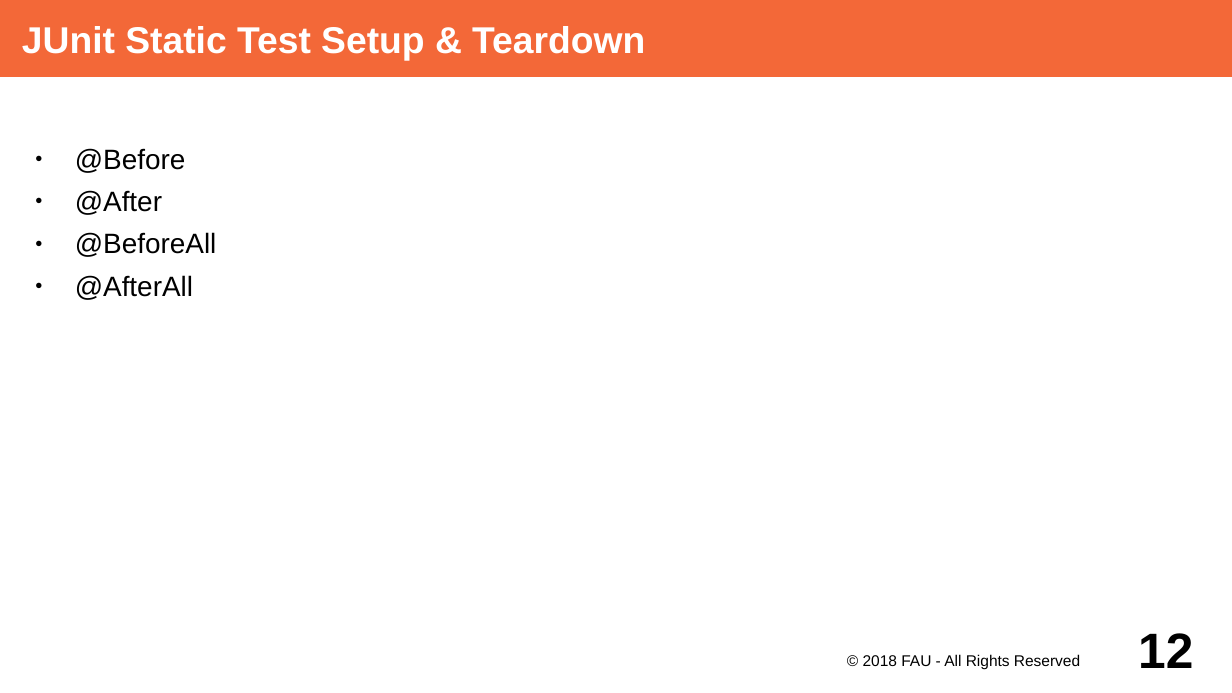
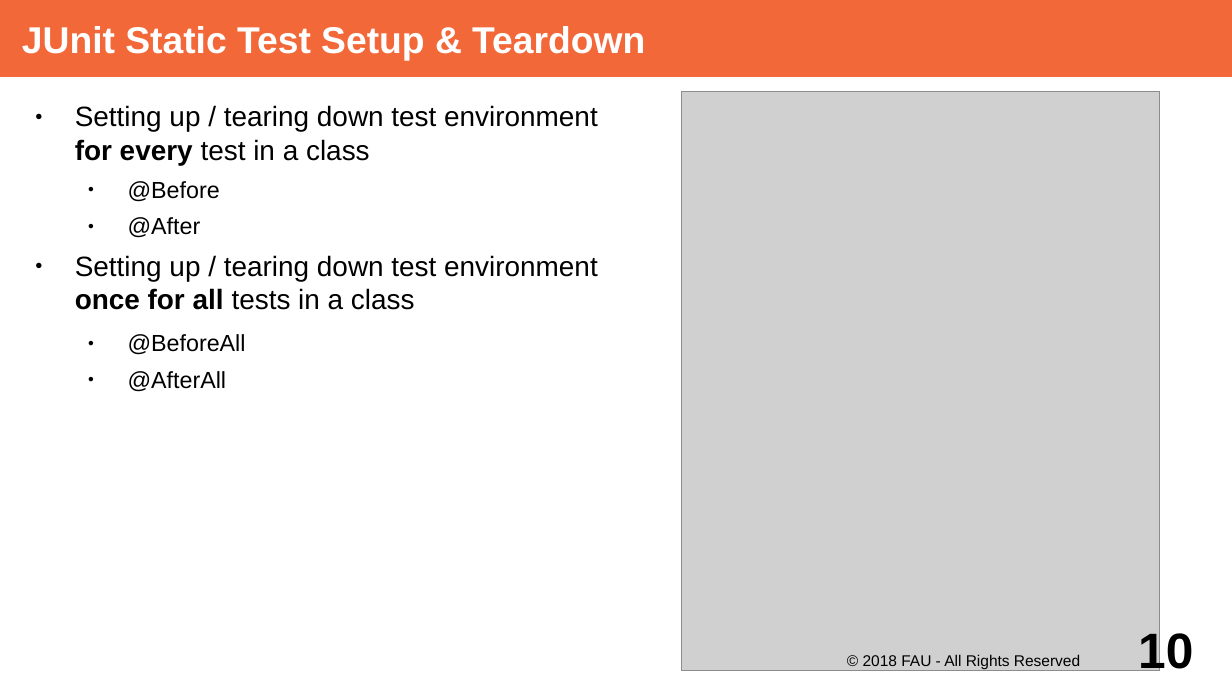
Before and after one commit to dirkriehle/adap-course, a slide deck: slide 10 of Lecture Slides/ADAP B02- Unit Testing with JUnit.odp (slide 12 before the commit). Drawn at 1232x693 pixels with LibreOffice and Linux fonts; fonts in the diff are those of the drawing; grey boxes stand for pictures. Boxes give left, top, right and bottom in pixels: in the first picture for what was removed or moved away, otherwise in the second. Text is boxed around its words. In the diff, an @@ line names an element or a change of style, - is before the commit and + after.

Commit message:
Static setup and teardown with JUnit

```diff
--- a/Lecture Slides/ADAP B02- Unit Testing with JUnit.odp
+++ b/Lecture Slides/ADAP B02- Unit Testing with JUnit.odp
@@ text added at [75, 105, 598, 392], 18 pt, text #000000 @@
+● Setting up / tearing down test environment
+  for every test in a class
+  ● @Before
+  ● @After
+● Setting up / tearing down test environment
+  once for all tests in a class
+  ● @BeforeAll
+  ● @AfterAll
@@ picture added at [682, 92, 1160, 671] @@
@@ text removed at [75, 148, 217, 300] @@
-● @Before
-● @After
-● @BeforeAll
-● @AfterAll
@@ page number at [1138, 629, 1193, 678]: text changed @@
-12
+10
```
Also in this commit, not shown: 7 other slides changed, 1 slide removed, 3 other files.
